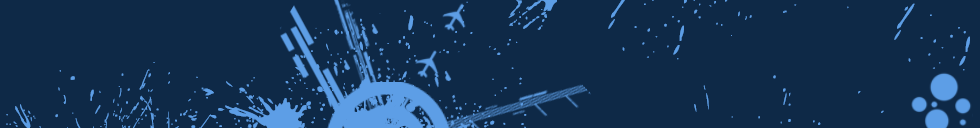
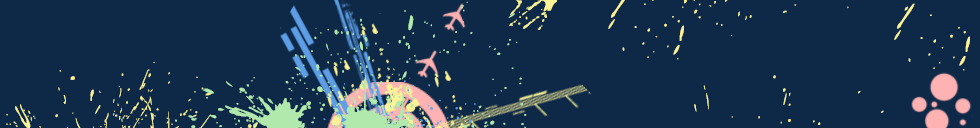
Revision of a layered (980, 128) image; what changed, layer by layer:
added layer "Calque 10" above "Calque 7" over (6, 0, 973, 128)
added layer "Calque 9" above "Calque 5" over (6, 0, 973, 128)
added layer "Calque 8" above "Calque 3" over (6, 0, 973, 128)
